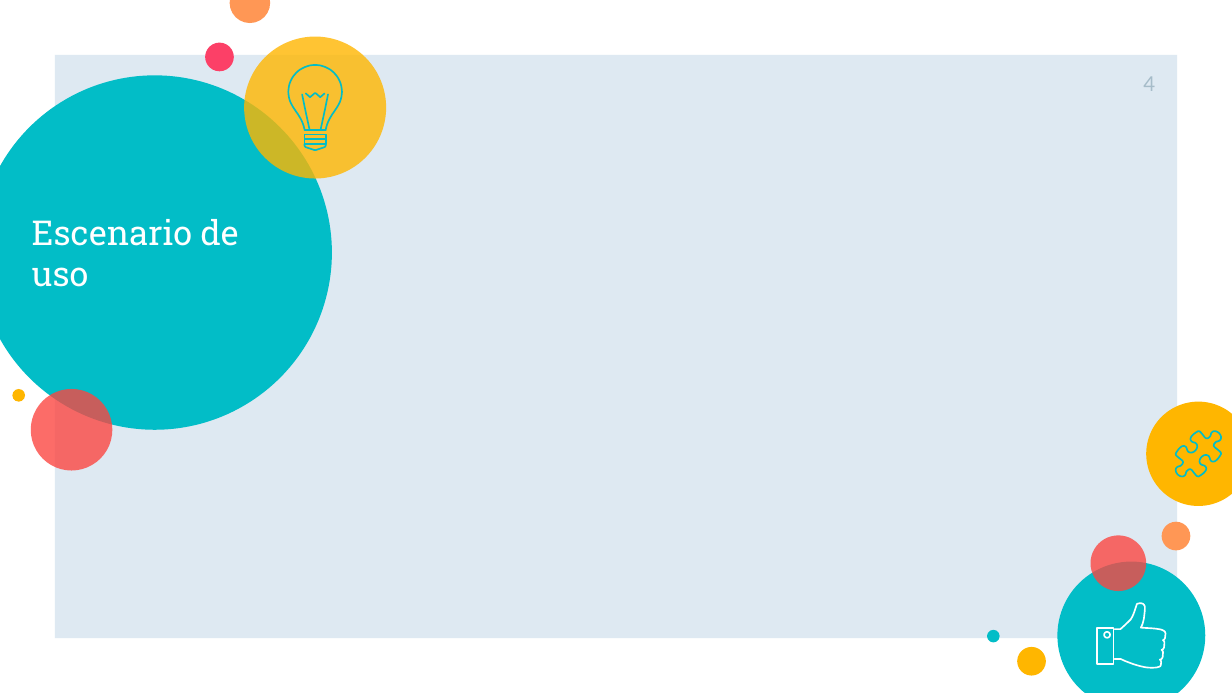
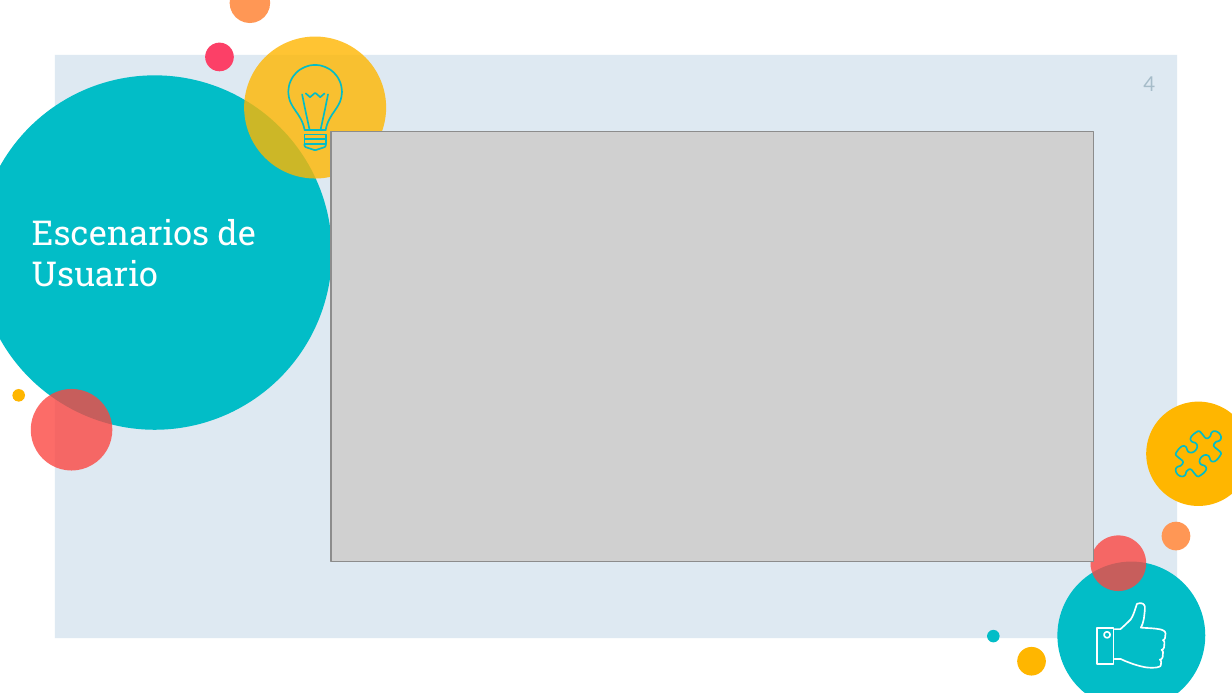
Before and after one commit to JETC-98/OOP, a slide deck: slide 4 of Docs/PrimeraEntrega.pptx. Drawn at 1232x693 pixels with LibreOffice and Linux fonts; fonts in the diff are those of the drawing; grey boxes stand for pictures. Boxes give left, top, right and bottom in pixels: in the first picture for what was removed or moved away, otherwise in the second. Text is boxed around its words. In the diff, an @@ line names an element or a change of style, - is before the commit and + after.

```diff
--- a/Docs/PrimeraEntrega.pptx
+++ b/Docs/PrimeraEntrega.pptx
@@ picture added at (331,132,1094,562) @@
@@ title at (32,219,256,287): text changed @@
-Escenario de uso
+Escenarios de Usuario
```
Also in this commit, not shown: 7 other slides changed, 1 slide added, 6 slides removed.
